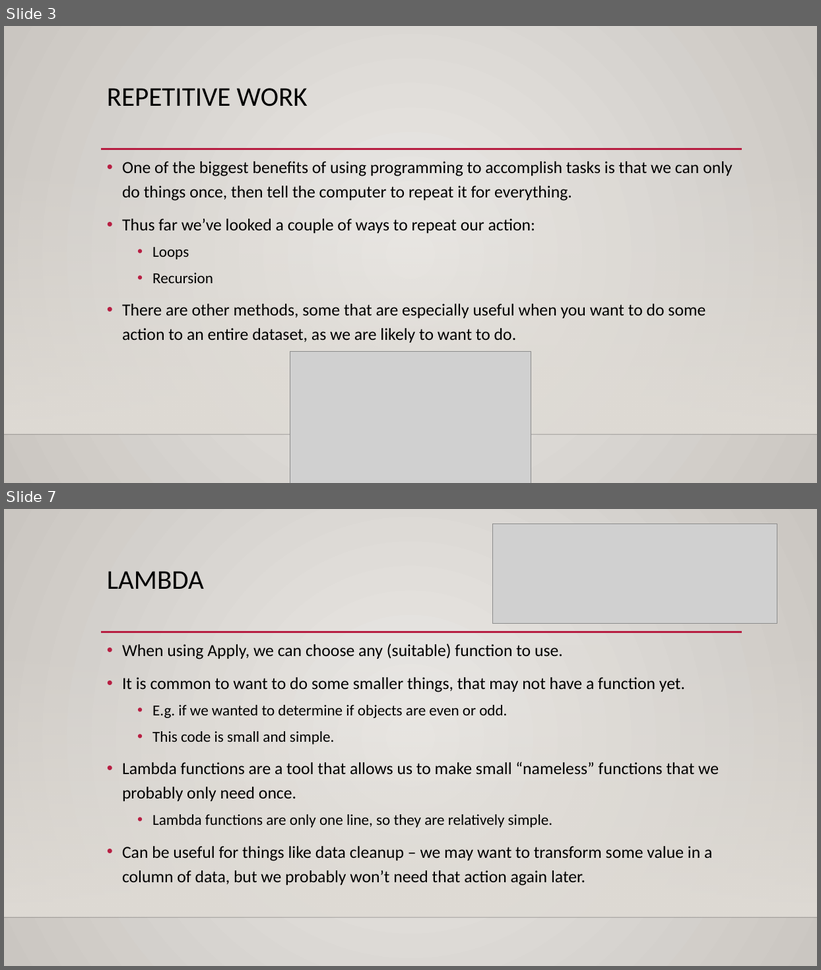
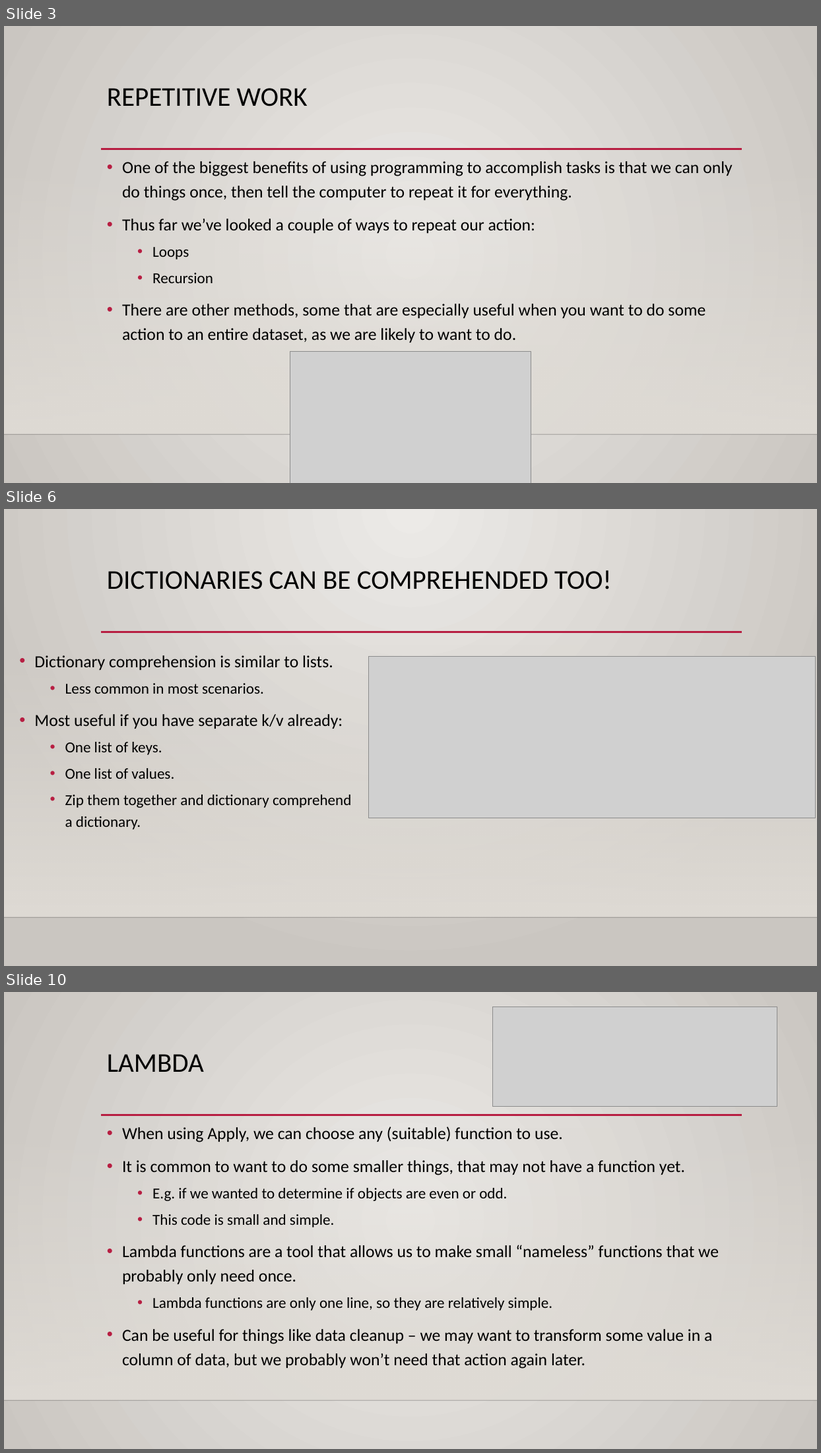
Before and after one commit to AkeemSemperDataScience/Programming_Basics_for_Machine_Learning_Students, a slide deck: reference_material/slides/014_bulk_actions.pptx. Shown one above the other, each under a label of ours: slides 3 and 7 before the commit, slides 3, 6 and 10 after it; the slides between them are not shown. The pictures are 821x970 and 821x1453 pixels, drawn with LibreOffice and Linux fonts; fonts in the diff are those of the drawing; grey boxes stand for pictures; background and template pictures are left out. Boxes give left, top, right and bottom in pixels: in the first picture for what was removed or moved away, otherwise in the second. Text is boxed around its words. In the diff, an @@ line names an element or a change of style, - is before the commit and + after.

```diff
--- a/reference_material/slides/014_bulk_actions.pptx
+++ b/reference_material/slides/014_bulk_actions.pptx
@@ slide 6 added at [4,509,817,966], background gradient #ECEAE7 to #CAC7C1; not listed: 3 template elements that a slide beside it also shows @@
@@ title added at [107,570,612,590], 32 pt, text #000000 @@
+DICTIONARIES CAN BE COMPREHENDED TOO!
@@ text added at [34,656,351,830], 18 pt, text #000000 @@
+• Dictionary comprehension is similar to lists.
+  • Less common in most scenarios.
+• Most useful if you have separate k/v already:
+  • One list of keys.
+  • One list of values.
+  • Zip them together and dictionary comprehend a dictionary.
@@ picture added at [369,657,816,819] @@
@@ what was slide 7 is now slide 10 @@
```
Also in this commit, not shown: 4 slides changed, 2 other slides added, 7 other files.
